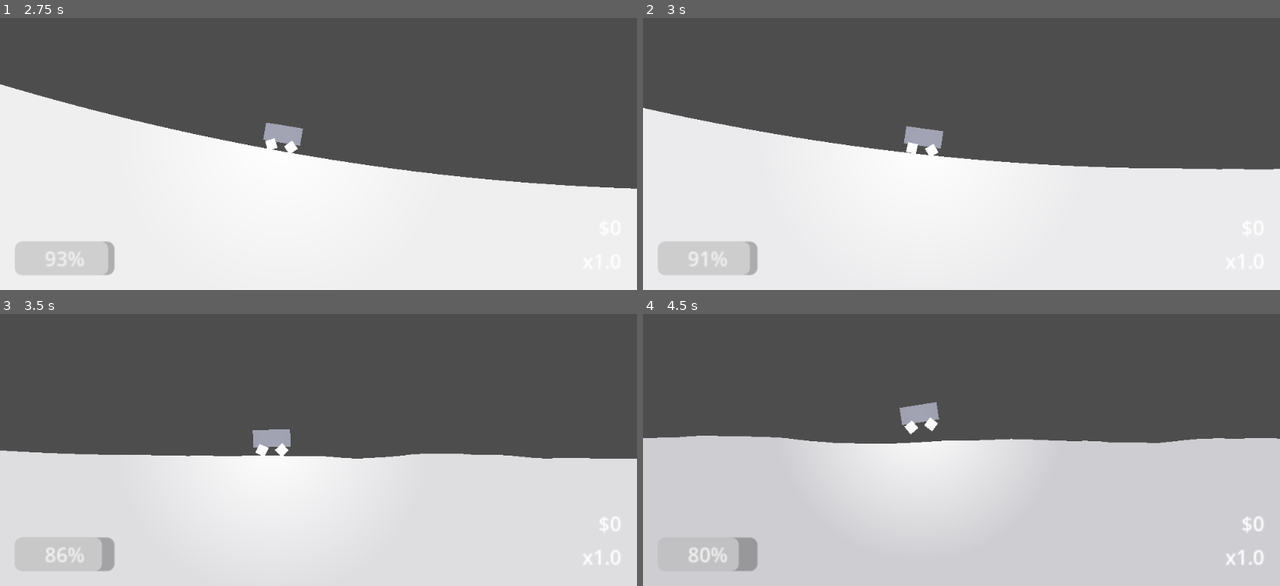
Above: before the commit, frames 1-4 (two rows, left to right).
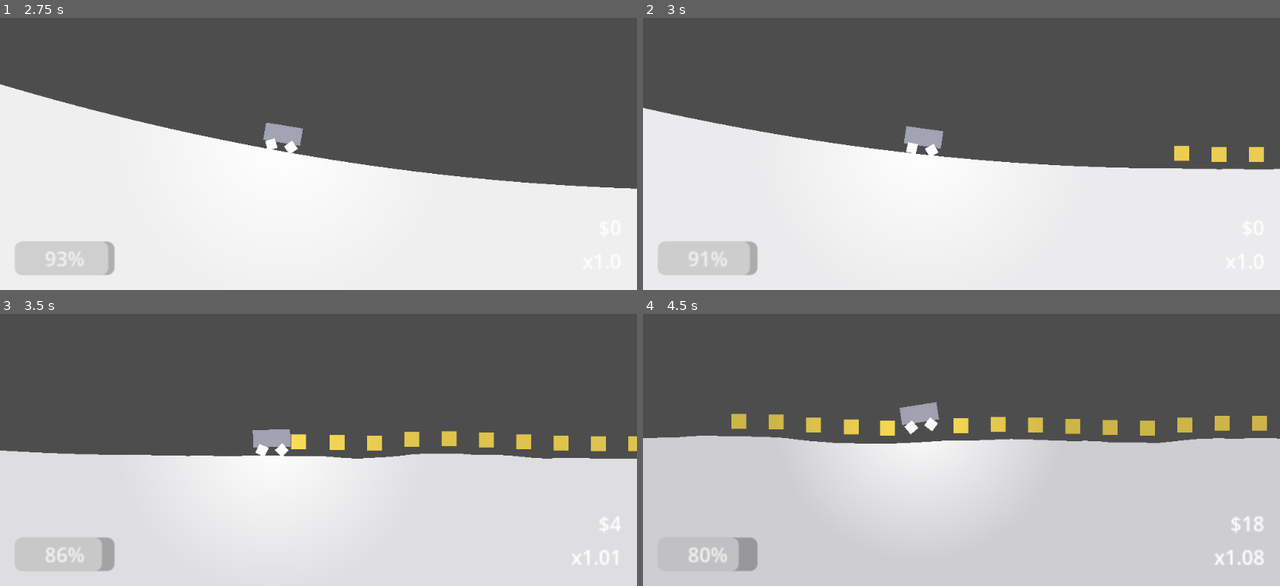
Above: after the commit, the same moments.

Repository: aloelucidity/Decay-Jam
Game: Godot game, scene res://menu/intermission.tscn
Two runs of this game, one before a commit and one after it. Both use one fixed random seed, a clock stepped at 60 frames per second and the inputs below.
Inputs:
- Up to frame 1 (2.75 s): click "Go!" at 0.5 s; hold D (move_right) 1.28-2.03 s; hold S (move_down) from 2.03 s (still down)
- Up to frame 2 (3 s): release S (move_down) at 2.78 s; hold D (move_right) from 2.78 s (still down)
- Up to frame 3 (3.5 s): keep holding D (move_right)
- Up to frame 4 (4.5 s): release D (move_right) at 3.53 s; hold W (move_up) 3.53-4.28 s; hold A (move_left) from 4.28 s (still down)

Frame 1 is identical in both runs. In frame 2, 0.4% of the frame differs, in the area x 83-98%, y 46-53%; in frame 3, 1.4%; in frame 4, 2.1%, in the area x 13-98%, y 36-93%.

Commit message:
this commit is dedicated solely to the coin sound pitching (peak)

Diff:
--- a/car/car.gd
+++ b/car/car.gd
@@ -4,12 +4,16 @@
 
 @export_group("Nodes")
 @export var wheels: Array[Wheel]
-@onready var jump_sound = %Jump
-@onready var outage_sound = %Outage
+@onready var jump_sound := %Jump
+@onready var outage_sound := %Outage
+@onready var coin_sound := %Coin
 
 @export_group("Stats")
 @export var money: int
-@export var multiplier: float = 1
+@export var multiplier: float = 1000 # times 1000 so i can add to it :P
+
+@export var multiplier_gain: float
+@export var rise_multiplier_gain: float
 
 @export var batteries: Array[float] = [100]
 @export var battery_efficiency: float = 1 ## higher values = less battery usage
@@ -36,9 +40,25 @@
 var on_ground: bool
 var end_timer: float
 var last_pos: Vector2
+var furthest_distance: float
+
+@export var coyote_time: int
+var coyote_timer: int
+
+signal run_ended
 
 
-signal run_ended
+func collect_coin(amount: int, stream: AudioStream) -> void:
+	money += amount
+
+	var pitch_scale: float = snappedf(randf_range(0.25, 1.5), 0.25)
+	if is_equal_approx(pitch_scale, 0.75):
+		pitch_scale = 0.5
+	if is_equal_approx(pitch_scale, 1.25):
+		pitch_scale = 1
+
+	coin_sound.play()
+	coin_sound.get_stream_playback().play_stream(stream, 0, 0, pitch_scale)
 
 
 func is_on_ground() -> bool:
@@ -84,7 +104,12 @@
 	var last_battery = get_total_battery()
 
 	on_ground = is_on_ground()
-	if Input.is_action_just_pressed("move_up") and on_ground and has_battery(jump_energy):
+	if on_ground:
+		coyote_timer = coyote_time
+	else:
+		coyote_timer -= 1
+
+	if Input.is_action_just_pressed("move_up") and coyote_timer > 0 and has_battery(jump_energy):
 		apply_central_impulse(Vector2(0, -jump_impulse).rotated(rotation))
 		angular_velocity = 0
 		use_battery(jump_energy)
@@ -113,6 +138,10 @@
 	var movement: Vector2 = position - last_pos
 	var total_speed: float = linear_velocity.length() + abs(angular_velocity)
 
+	if position.x > furthest_distance:
+		furthest_distance = position.x
+		multiplier += movement.x * (multiplier_gain if movement.y >= 0 else rise_multiplier_gain)
+
 	var stationary_condition: bool = (
 		movement.length() < end_movement_threshold or total_speed < end_speed_threshold
 	) and on_ground
--- a/car/car.tscn
+++ b/car/car.tscn
@@ -25,6 +25,9 @@
 fill_to = Vector2(0.5, 0)
 metadata/_snap_enabled = true
 
+[sub_resource type="AudioStreamPolyphonic" id="AudioStreamPolyphonic_72ido"]
+polyphony = 4
+
 [node name="Car" type="RigidBody2D" node_paths=PackedStringArray("wheels")]
 mass = 200.0
 center_of_mass_mode = 1
@@ -32,6 +35,8 @@
 continuous_cd = 2
 script = ExtResource("1_2gitb")
 wheels = [NodePath("PinJoint2D/Wheel"), NodePath("PinJoint2D2/Wheel")]
+multiplier_gain = 0.05
+rise_multiplier_gain = 0.15
 wheel_torque = 100000.0
 wheel_energy = 0.05
 jump_impulse = 60000.0
@@ -42,6 +47,10 @@
 hover_rot_speed = 4.0
 hover_rotation = 0.5235987755982988
 hover_energy = 0.15
+end_speed_threshold = 100.0
+end_movement_threshold = 0.01
+end_time_threshold = 3.0
+coyote_time = 2
 
 [node name="ColorRect" type="ColorRect" parent="."]
 offset_left = -15.0
@@ -104,6 +113,7 @@
 [node name="Jump" type="AudioStreamPlayer2D" parent="."]
 unique_name_in_owner = true
 stream = ExtResource("6_bkrhx")
+volume_db = 1.5
 bus = &"Sounds"
 
 [node name="Outage" type="AudioStreamPlayer2D" parent="."]
@@ -111,3 +121,9 @@
 stream = ExtResource("9_72ido")
 volume_db = 12.0
 bus = &"Sounds"
+
+[node name="Coin" type="AudioStreamPlayer2D" parent="."]
+unique_name_in_owner = true
+stream = SubResource("AudioStreamPolyphonic_72ido")
+volume_db = -2.5
+bus = &"Sounds"
--- a/level/level.tscn
+++ b/level/level.tscn
@@ -11,6 +11,7 @@
 [ext_resource type="AudioStream" uid="uid://dc22g7tfuntxe" path="res://music/main/bass.ogg" id="6_rhqlf"]
 [ext_resource type="AudioStream" uid="uid://cvy57lielouj3" path="res://music/main/melody.ogg" id="7_l5lfc"]
 [ext_resource type="AudioStream" uid="uid://dqwdbfu3sswpw" path="res://music/main/sfx.ogg" id="8_m3nah"]
+[ext_resource type="Script" uid="uid://b7y01j2gn8i1o" path="res://level/ui/stat_tracker.gd" id="9_7jqyl"]
 [ext_resource type="AudioStream" uid="uid://f75smqgej453" path="res://music/main/drums.ogg" id="9_fm1jd"]
 [ext_resource type="AudioStream" uid="uid://bo158a1bh5w5v" path="res://music/main/arp.ogg" id="10_7jqyl"]
 [ext_resource type="AudioStream" uid="uid://dba0mp1l2vavc" path="res://music/main/pad.ogg" id="11_m5ivw"]
@@ -49,9 +50,6 @@
 [node name="Car" parent="." instance=ExtResource("2_44x8d")]
 position = Vector2(-462.99994, -110)
 rotation = 1.00048
-end_speed_threshold = 100.0
-end_movement_threshold = 0.01
-end_time_threshold = 3.0
 
 [node name="LevelGenerator" type="Node2D" parent="." node_paths=PackedStringArray("car", "camera")]
 script = ExtResource("5_6gtgk")
@@ -68,8 +66,10 @@
 bump_frequency = 5.0
 bump_strength = 10.0
 
-[node name="LevelObjects" type="Node2D" parent="."]
+[node name="LevelObjects" type="Node2D" parent="." node_paths=PackedStringArray("level_generator", "camera")]
 script = ExtResource("5_fm1jd")
+level_generator = NodePath("../LevelGenerator")
+camera = NodePath("../Camera2D")
 
 [node name="CanvasModulate" type="CanvasModulate" parent="." node_paths=PackedStringArray("car")]
 script = ExtResource("3_ivpvi")
@@ -101,19 +101,28 @@
 size_flags_horizontal = 8
 alignment = 2
 
-[node name="Money" type="Label" parent="UI/HUD/Earnings"]
+[node name="Money" type="Label" parent="UI/HUD/Earnings" node_paths=PackedStringArray("target_node")]
 layout_mode = 2
 text = "$0"
 horizontal_alignment = 2
+script = ExtResource("9_7jqyl")
+target_node = NodePath("../../../../Car")
+prefix = "$"
+stat_to_track = "money"
 
-[node name="Money2" type="Label" parent="UI/HUD/Earnings"]
+[node name="Multiplier" type="Label" parent="UI/HUD/Earnings" node_paths=PackedStringArray("target_node")]
 layout_mode = 2
 text = "x1.0"
 horizontal_alignment = 2
+script = ExtResource("9_7jqyl")
+target_node = NodePath("../../../../Car")
+prefix = "x"
+stat_to_track = "multiplier"
+factor = 1000.0
 
 [node name="AudioStreamPlayer" type="AudioStreamPlayer" parent="." node_paths=PackedStringArray("car")]
 stream = SubResource("AudioStreamSynchronized_tv7ir")
-volume_db = -3.0
+volume_db = -5.0
 autoplay = true
 bus = &"Music"
 script = ExtResource("12_sui6v")
--- a/level/level_generator.gd
+++ b/level/level_generator.gd
@@ -20,6 +20,7 @@
 @export var bump_frequency: float
 @export var bump_strength: float
 
+var rng_seed: int
 var polygon: Polygon2D
 var height_map: PackedFloat64Array
 
@@ -29,7 +30,9 @@
 	generate_level(randi_range(-100000, 100000))
 
 
-func generate_level(rng_seed: int) -> void:
+func generate_level(_rng_seed: int) -> void:
+	rng_seed = _rng_seed
+
 	var hill_noise := FastNoiseLite.new()
 	hill_noise.frequency = hill_frequency / 1000
 	hill_noise.noise_type = FastNoiseLite.TYPE_PERLIN
--- a/level/level_objects.gd
+++ b/level/level_objects.gd
@@ -1 +1,27 @@
 extends Node2D
+
+
+@export var level_generator: LevelGenerator
+@export var camera: Camera2D
+var furthest_distance: float
+var furthest_sample: int
+
+
+func _ready() -> void:
+	seed(level_generator.rng_seed)
+
+
+func _physics_process(_delta: float) -> void:
+	var cam_right: float = camera.global_position.x + camera.get_viewport_rect().size.x / camera.zoom.x
+	if cam_right > furthest_distance:
+		var sample_length: int = floori(cam_right / level_generator.sample_rate) - furthest_sample
+		var sample: int = furthest_sample
+		while sample < furthest_sample + sample_length:
+			var object := CoinLine.new(level_generator)
+			object.build(sample)
+			add_child(object)
+
+			sample += object.sample_width
+
+		furthest_distance = cam_right
+		furthest_sample = sample
--- /dev/null
+++ b/level/objects/coin_line.gd
@@ -0,0 +1,19 @@
+class_name CoinLine
+extends LevelObject
+
+
+func _init(_level_generator: LevelGenerator) -> void:
+	super(_level_generator)
+	sample_width = 9
+
+
+func build(sample: int) -> void:
+	var index: int = 0
+
+	while index < sample_width:
+		var coin_obj: Area2D = preload("res://level/scenes/coin/coin.tscn").instantiate()
+		coin_obj.position = get_sample_pos(sample + index)
+		coin_obj.position.y -= 12
+		add_child(coin_obj)
+
+		index += 3
--- /dev/null
+++ b/level/objects/level_object.gd
@@ -0,0 +1,20 @@
+class_name LevelObject
+extends Node2D
+
+
+var sample_width: int = 1
+var level_generator: LevelGenerator
+
+
+func _init(_level_generator: LevelGenerator) -> void:
+	level_generator = _level_generator
+
+
+func get_sample_pos(sample: int) -> Vector2:
+	var x: float = sample * level_generator.sample_rate
+	var y: float = level_generator.height_map[sample]
+	return Vector2(x, y)
+
+
+func build(_sample: int) -> void:
+	pass
--- /dev/null
+++ b/level/scenes/coin/coin.gd
@@ -0,0 +1,29 @@
+extends Area2D
+
+
+var car: Car
+
+@export var stream: AudioStream
+@export var magnet_speed: float = 1.5
+@export var money_amount: int = 1
+
+
+func body_entered(body: Node2D) -> void:
+	if body is Car:
+		car = body
+
+
+func body_exited(body: Node2D) -> void:
+	if body == car:
+		car = null
+
+
+func _physics_process(delta: float) -> void:
+	if not is_instance_valid(car): return
+	position = position.lerp(car.position, delta * magnet_speed)
+
+
+func collect_body_entered(body: Node2D) -> void:
+	if body is Car:
+		body.collect_coin(money_amount, stream)
+		queue_free()
--- /dev/null
+++ b/level/scenes/coin/coin.tscn
@@ -0,0 +1,38 @@
+[gd_scene load_steps=5 format=3 uid="uid://degh58bttmqng"]
+
+[ext_resource type="Script" uid="uid://dnttt3ps0y8vm" path="res://level/scenes/coin/coin.gd" id="1_5ok3k"]
+[ext_resource type="AudioStream" uid="uid://cab45qb3hqlyp" path="res://level/scenes/coin/sound.wav" id="2_qqpdq"]
+
+[sub_resource type="CircleShape2D" id="CircleShape2D_xjwop"]
+radius = 24.0
+
+[sub_resource type="CircleShape2D" id="CircleShape2D_r7gjq"]
+radius = 6.0
+
+[node name="Coin" type="Area2D"]
+monitorable = false
+script = ExtResource("1_5ok3k")
+stream = ExtResource("2_qqpdq")
+
+[node name="CollisionShape2D" type="CollisionShape2D" parent="."]
+shape = SubResource("CircleShape2D_xjwop")
+
+[node name="ColorRect" type="ColorRect" parent="."]
+offset_left = -6.0
+offset_top = -6.0
+offset_right = 6.0
+offset_bottom = 6.0
+color = Color(1, 0.8784314, 0.34117648, 1)
+
+[node name="CollectArea" type="Area2D" parent="."]
+monitorable = false
+
+[node name="CollisionShape2D" type="CollisionShape2D" parent="CollectArea"]
+shape = SubResource("CircleShape2D_r7gjq")
+
+[node name="VisibleOnScreenEnabler2D" type="VisibleOnScreenEnabler2D" parent="."]
+rect = Rect2(-8, -8, 16, 16)
+
+[connection signal="body_entered" from="." to="." method="body_entered"]
+[connection signal="body_exited" from="." to="." method="body_exited"]
+[connection signal="body_entered" from="CollectArea" to="." method="collect_body_entered"]
--- /dev/null
+++ b/level/ui/stat_tracker.gd
@@ -0,0 +1,14 @@
+extends Label
+
+
+@export var target_node: Node
+@export var prefix: String
+@export var stat_to_track: String
+@export var factor: float = 1
+
+
+func _process(_delta: float) -> void:
+	var stat: Variant = target_node[stat_to_track]
+	if typeof(stat) == TYPE_FLOAT:
+		stat = snappedf(stat / factor, 0.01)
+	text = prefix + str(stat)
--- a/project.godot
+++ b/project.godot
@@ -27,6 +27,7 @@
 folder_colors={
 "res://car/": "purple",
 "res://level/": "yellow",
+"res://level/objects/": "green",
 "res://level/ui/": "teal",
 "res://menu/": "orange",
 "res://music/": "pink"
Not shown: 1 places in car/car.tscn that only renumber resources
Not shown: 1 places in level/level.tscn that only renumber resources
Not shown, added: level/objects/coin_line.gd.uid
Not shown, added: level/objects/level_object.gd.uid
Not shown, added: level/scenes/coin/coin.gd.uid
Not shown, added: level/scenes/coin/sound.wav.import
Not shown, added: level/ui/stat_tracker.gd.uid
Not shown, changed: car/sounds/jump.wav
Not shown, added: level/scenes/coin/sound.wav
Not shown, changed: music/main/arp.ogg
Not shown, changed: music/main/bass.ogg
Not shown, changed: music/main/drums.ogg
(and 3 more such lines)
